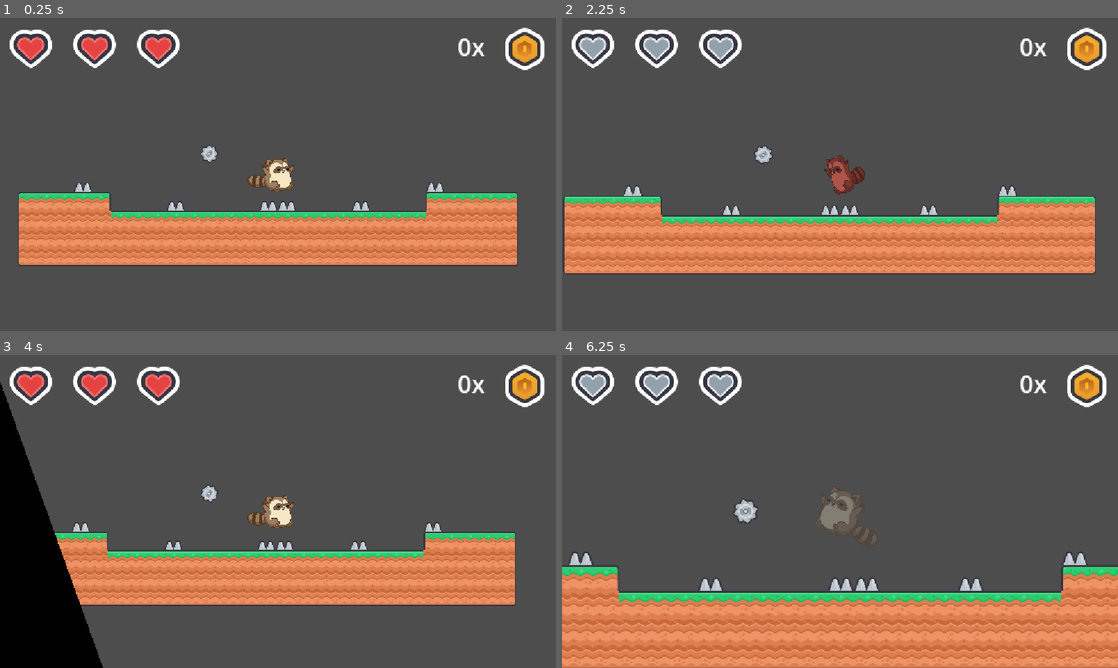
Above: before the commit, frames 1-4 (two rows, left to right).
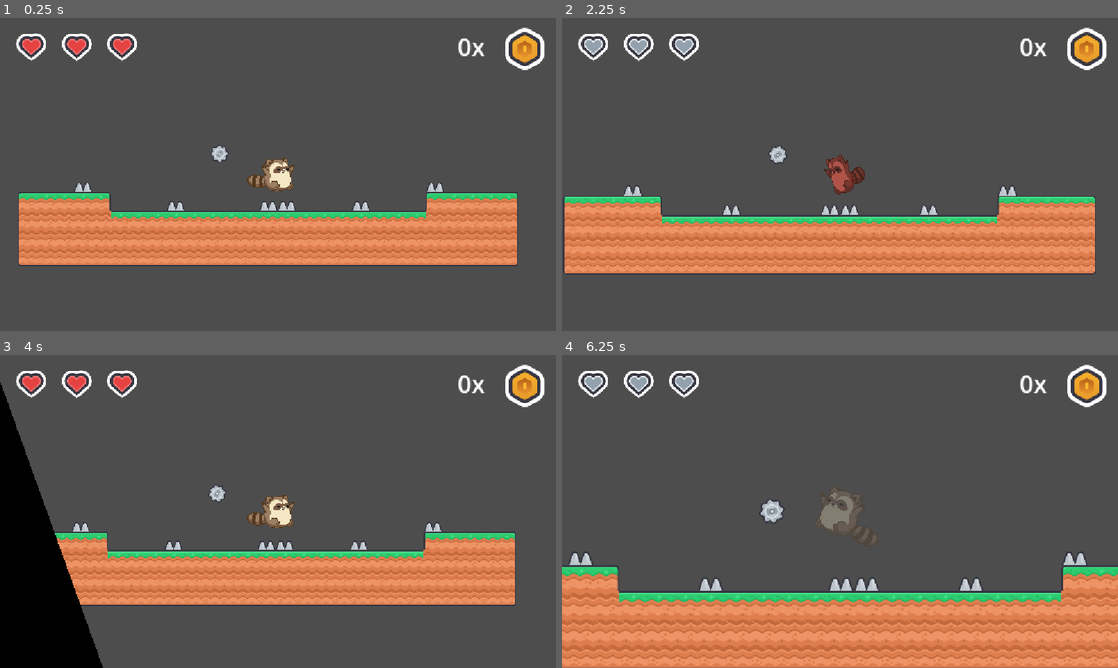
Above: after the commit, the same moments.

Repository: popcar2/WildJam88
Game: Godot game, scene res://Scenes/Hazards/hazards.tscn
Two runs of this game, one before a commit and one after it. Both use one fixed random seed, a clock stepped at 60 frames per second and the inputs below. This scene is started directly instead of the project's main scene.
Inputs:
- Up to frame 1 (0.25 s): no input
- Up to frame 2 (2.25 s): hold Right (move_right) 0.53-2.03 s; tap X (dash) at 0.6, 1.35, 2.1 s; tap Space (jump) at 0.77, 1.52 s; hold Left (move_left) from 2.03 s (still down)
- Up to frame 3 (4 s): release Left (move_left) at 2.78 s; hold Right (move_right) from 2.78 s (still down); tap X (dash) at 2.85, 3.6 s; tap Space (jump) at 3.02, 3.77 s
- Up to frame 4 (6.25 s): release Right (move_right) at 4.28 s; hold Left (move_left) 4.28-5.03 s; tap X (dash) at 4.35, 5.1, 5.85 s; tap Space (jump) at 4.52, 6.02 s; hold Right (move_right) 5.03-5.78 s; hold Left (move_left) from 5.78 s (still down)

The runs differ from the first frame. In frame 1, 2.1% of the frame differs, in the area x 1-41%, y 3-46%; in frame 2, 2.1%; in frame 3, 2.1%; in frame 4, 2.3%, in the area x 1-40%, y 3-54%.

Commit message:
Fix saws (again)

Diff:
--- a/Scenes/Hazards/Saw.tscn
+++ b/Scenes/Hazards/Saw.tscn
@@ -23,4 +23,3 @@
 
 [node name="PointB" type="Node2D" parent="."]
 unique_name_in_owner = true
-position = Vector2(-303, 0)
--- a/Scenes/Hazards/hazards.gd
+++ b/Scenes/Hazards/hazards.gd
@@ -16,7 +16,7 @@
 	point_a_pos = point_a_node.global_position
 	point_b_pos = point_b_node.global_position
 	target_pos = point_b_pos if start_at_a else point_a_pos
-	global_position = point_a_pos if start_at_a else point_b_pos
+	#global_position = point_a_pos if start_at_a else point_b_pos
 	body_entered.connect(_on_body_entered)
 
 func _physics_process(delta: float) -> void:
--- a/Scenes/Singletons/HUD/Hud.tscn
+++ b/Scenes/Singletons/HUD/Hud.tscn
@@ -46,20 +46,25 @@
 
 [node name="HBoxContainer" type="HBoxContainer" parent="Control"]
 layout_mode = 0
-offset_right = 40.0
-offset_bottom = 40.0
+offset_left = 20.0
+offset_top = 15.0
+offset_right = 301.0
+offset_bottom = 105.0
 
 [node name="Heart1" type="TextureRect" parent="Control/HBoxContainer"]
 unique_name_in_owner = true
 layout_mode = 2
 texture = ExtResource("3_ikshg")
+expand_mode = 2
 
 [node name="Heart2" type="TextureRect" parent="Control/HBoxContainer"]
 unique_name_in_owner = true
 layout_mode = 2
 texture = ExtResource("3_ikshg")
+expand_mode = 2
 
 [node name="Heart3" type="TextureRect" parent="Control/HBoxContainer"]
 unique_name_in_owner = true
 layout_mode = 2
 texture = ExtResource("3_ikshg")
+expand_mode = 2
--- a/Scenes/main.tscn
+++ b/Scenes/main.tscn
@@ -1,9 +1,10 @@
-[gd_scene load_steps=10 format=4 uid="uid://dk7oat6yll2ro"]
+[gd_scene load_steps=11 format=4 uid="uid://dk7oat6yll2ro"]
 
 [ext_resource type="PackedScene" uid="uid://c4s3fycysvqsi" path="res://Scenes/Player/player.tscn" id="2_8gbba"]
 [ext_resource type="PackedScene" uid="uid://6kap25li4jd" path="res://Scenes/Turret/turret.tscn" id="3_8gbba"]
 [ext_resource type="Texture2D" uid="uid://betxptcohekqj" path="res://Assets/Kenny's Platformer Assets/Spritesheets/spritesheet-tiles-double.png" id="3_jjvhh"]
 [ext_resource type="PackedScene" uid="uid://cjjc0vmsnkjux" path="res://Scenes/Enemies/Mouse/mouse_enemy.tscn" id="4_jjvhh"]
+[ext_resource type="PackedScene" uid="uid://bsoe6qsld4ehf" path="res://Scenes/Hazards/Saw.tscn" id="5_kry3j"]
 
 [sub_resource type="TileSetAtlasSource" id="TileSetAtlasSource_kry3j"]
 texture = ExtResource("3_jjvhh")
@@ -800,3 +801,24 @@
 
 [node name="Mouse" parent="." instance=ExtResource("4_jjvhh")]
 position = Vector2(408, 96)
+
+[node name="Saw" parent="." instance=ExtResource("5_kry3j")]
+position = Vector2(-453, -141)
+
+[node name="PointA" parent="Saw" index="1"]
+position = Vector2(239, 86)
+
+[node name="PointB" parent="Saw" index="2"]
+position = Vector2(248, -180)
+
+[node name="Saw2" parent="." instance=ExtResource("5_kry3j")]
+position = Vector2(-291, -154)
+
+[node name="PointA" parent="Saw2" index="1"]
+position = Vector2(84, -221)
+
+[node name="PointB" parent="Saw2" index="2"]
+position = Vector2(220, 140)
+
+[editable path="Saw"]
+[editable path="Saw2"]
